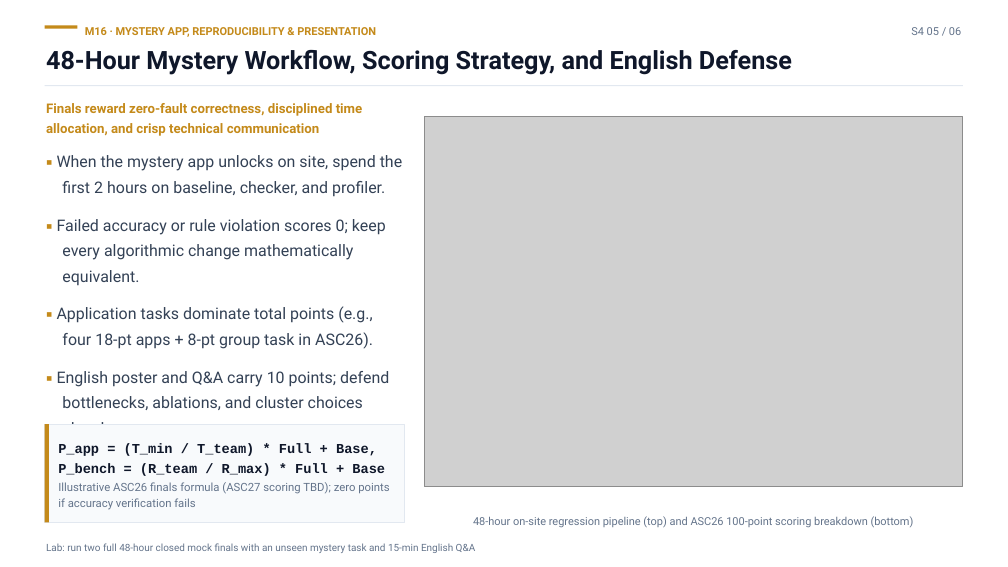
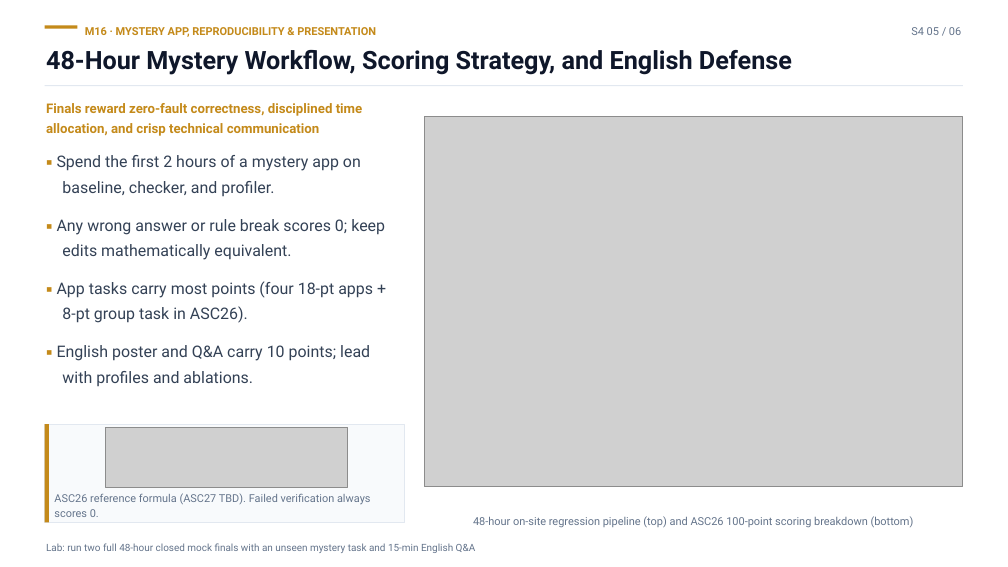
Before and after one commit to hkust-asc/asc27-curriculum, a slide deck: slide 5 of slides/odp/04-stage4-asc-sprint.odp. Drawn at 1008x567 pixels with LibreOffice and Linux fonts; fonts in the diff are those of the drawing; grey boxes stand for pictures. Boxes give left, top, right and bottom in pixels: in the first picture for what was removed or moved away, otherwise in the second. Text is boxed around its words. In the diff, an @@ line names an element or a change of style, - is before the commit and + after.

Commit message:
Tighten beginner slides and render core formulas in LaTeX.
Cut slide copy to one idea per bullet, fix formula-strip layout, and typeset each core formula with pdflatex. The pedagogy audit now checks slide density and raw ASCII operators.

```diff
--- a/slides/odp/04-stage4-asc-sprint.odp
+++ b/slides/odp/04-stage4-asc-sprint.odp
@@ text at (x1=57, y1=155, x2=385, y2=386): text changed @@
-▪ When the mystery app unlocks on site, spend the first 2 hours on baseline, checker, and profiler.
-▪ Failed accuracy or rule violation scores 0; keep every algorithmic change mathematically equivalent.
-▪ Application tasks dominate total points (e.g., four 18-pt apps + 8-pt group task in ASC26).
-▪ English poster and Q&A carry 10 points; defend bottlenecks, ablations, and cluster choices cleanly.
+▪ Spend the first 2 hours of a mystery app on baseline, checker, and profiler.
+▪ Any wrong answer or rule break scores 0; keep edits mathematically equivalent.
+▪ App tasks carry most points (four 18-pt apps + 8-pt group task in ASC26).
+▪ English poster and Q&A carry 10 points; lead with profiles and ablations.
@@ text removed at (x1=58, y1=443, x2=389, y2=510) @@
-P_app = (T_min / T_team) * Full + Base, P_bench = (R_team / R_max) * Full + Base
-Illustrative ASC26 finals formula (ASC27 scoring TBD); zero points if accuracy verification fails
@@ picture added at (x1=106, y1=427, x2=348, y2=488) @@
@@ text added at (x1=54, y1=493, x2=371, y2=517), 10.4 pt, text #64748B @@
+ASC26 reference formula (ASC27 TBD). Failed verification always scores 0.
```
Also in this commit, not shown: 4 other slides changed, 22 other files.
